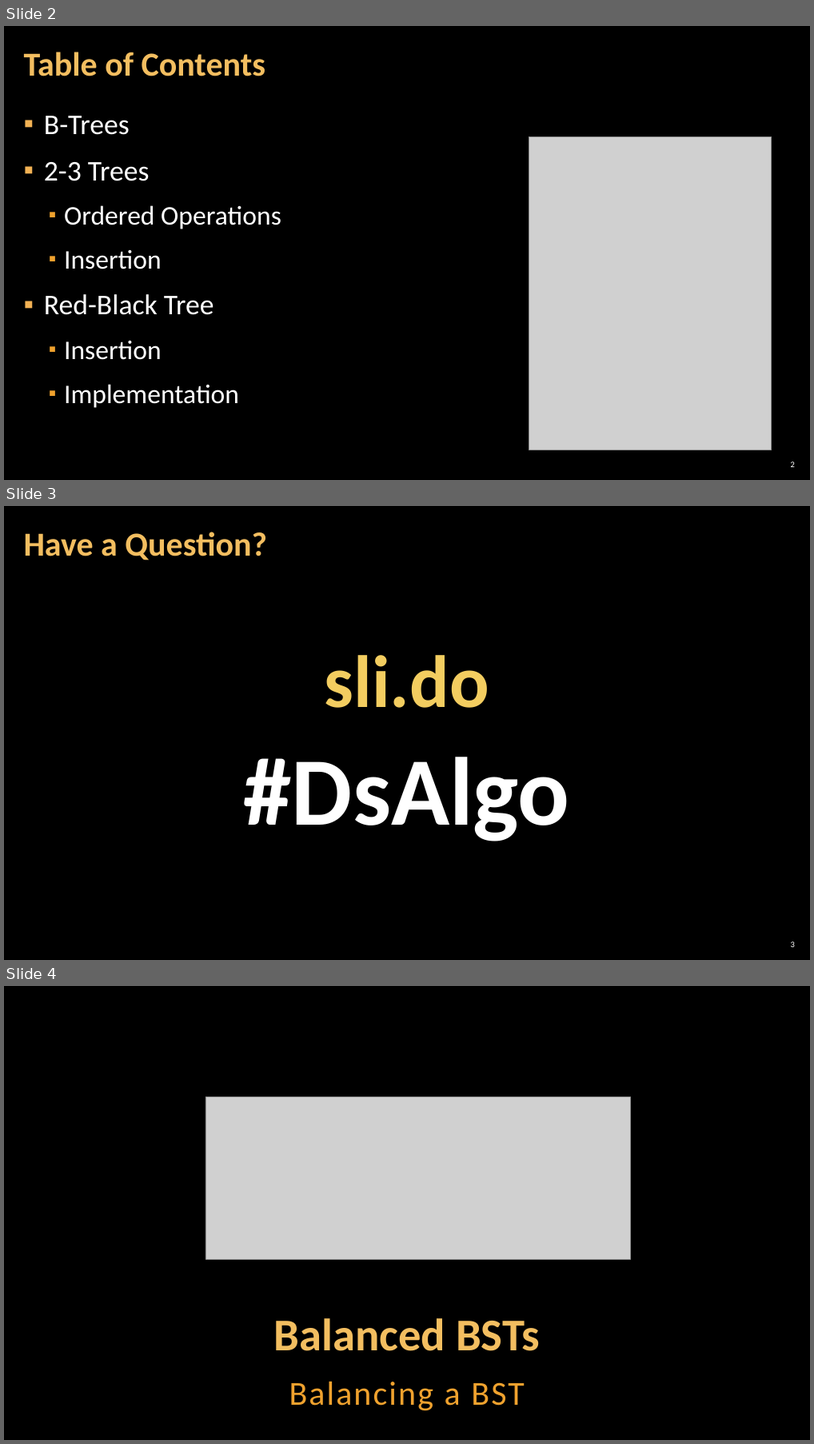
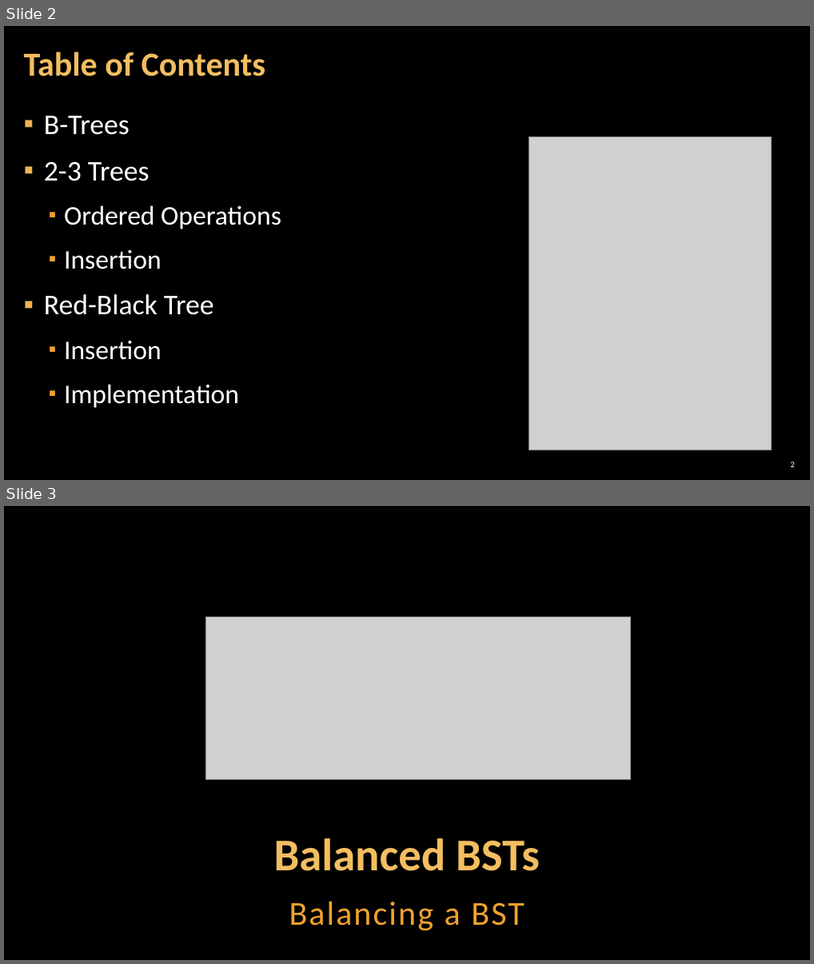
Before and after one commit to astambi/Data-Structures, a slide deck: 00-Resources/06. Data-Structures-B-Trees-and-Red-Black-Trees.pptx. Shown one above the other, each under a label of ours: slides 2, 3 and 4 before the commit, slides 2 and 3 after it. The pictures are 814x1444 and 814x964 pixels, drawn with LibreOffice and Linux fonts; fonts in the diff are those of the drawing; grey boxes stand for pictures; background and template pictures are left out. Boxes give left, top, right and bottom in pixels: in the first picture for what was removed or moved away, otherwise in the second. Text is boxed around its words. In the diff, an @@ line names an element or a change of style, - is before the commit and + after.

```diff
--- a/00-Resources/06. Data-Structures-B-Trees-and-Red-Black-Trees.pptx
+++ b/00-Resources/06. Data-Structures-B-Trees-and-Red-Black-Trees.pptx
@@ slide 3 removed at (x1=4, y1=506, x2=810, y2=960), background picture (left out) @@
@@ title removed at (x1=24, y1=532, x2=267, y2=560) @@
-Have a Question?
@@ text removed at (x1=244, y1=655, x2=570, y2=841) @@
-sli.do
-#DsAlgo
@@ page number removed at (x1=791, y1=941, x2=795, y2=947) @@
-3
@@ what was slide 4 is now slide 3 @@
```
Also in this commit, not shown: 3 other slides removed, 1 other file.
